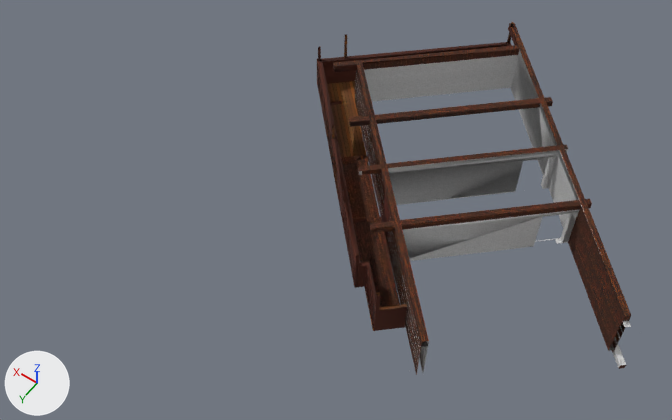
One commit to the COLLADA model dae/steny_1_patro.dae: the scene before it, then after it.
Rendered twice from a 50 mm camera at (13.1, 29.1, 29.4) aimed at (23.1, 15.2, 7.4). The lights are fixed; the arrows at lower left show +X, +Y and +Z. Where no turn or scale is listed for an object, it has been applied to the vertices. Vertices at the same position are counted once.

Names of what the first picture shows: 'SketchUp', 'balkon_2_1'.
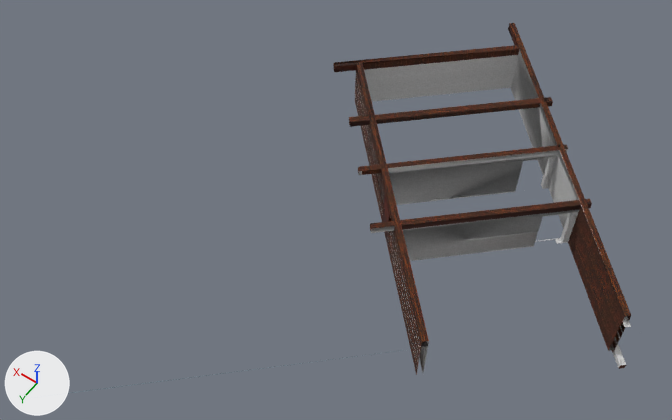
Changed parts and their boxes (x1, y1, x2, y2) in the pictures (672 x 420 px):
'SketchUp', reshaped (98% wider, 7% taller)
    before: (333, 23, 641, 375)
    after: (31, 23, 641, 398)
'balkon_2_1', deleted (brown)
    before: (317, 22, 514, 331)
    faces in mat_wood_lumber_buttjoined_1 (brown #4b1b07): (317, 34, 512, 331)
    faces in mat_wood_lumber_buttjoined (picture img_wood_lumber_buttjoined_jpg): (341, 155, 405, 328)
    faces in mat_modern_siding_0 (picture img_modern_siding_0_jpg): (327, 81, 366, 219)
    faces in mat_modern_siding (picture img_modern_siding_jpg): (317, 22, 514, 330)
    faces in mat_color_b08_1 (brown #661900): (317, 69, 375, 323)
part 1 of me_sketchup, built on (black)
    after: (401, 149, 592, 230)
part 2 of me_sketchup, added
    after: (334, 23, 512, 67)
part 3 of me_sketchup, surface changed
    both: (384, 208, 625, 315)
part 4 of me_sketchup, recoloured
    both: (371, 226, 395, 233)

The change, as a list of edits to the scene's bpy script:
```text
Change me_sketchup:
    used by ob_sketchup; location = (0.0, 0.0, 0.0)
    remove me_sketchup.from_pydata(...)  # 831 vertices, 1726 faces; spans x 13.86..26.71, y 4.82..17.77, z 5.45..7.64
    add me_sketchup.from_pydata(...)  # 846 vertices, 1745 faces; spans x 13.86..26.71, y 4.82..24.77, z 5.45..7.64
    me_sketchup part 1: 1 vertex removed from x 14.45, y 13.66, z 7.24; 12 vertices added at x 14.47..18.71, y 8.94..13.67, z 7.26..7.55
    me_sketchup part 2: 3 vertices added at x 22.75..26.41, y 4.82..9.94, z 7.57..7.63
    me_sketchup part 3: 179 kept faces spanning x 14.34..26.12, y 5.68..15.27, z 5.66..7.62 get new texture (UV) coordinates
    me_sketchup part 4: 47 faces spanning x 14.34..26.12, y 5.68..15.27, z 5.74..7.62 switch from mat_wood_lumber_buttjoined (picture img_wood_lumber_buttjoined_jpg) to mat_cladding_stucco_white (picture img_cladding_stucco_white_jpg)
Remove ob_balkon_2_1:
    ob_balkon_2_1 = bpy.data.objects.new('balkon_2_1', me_balkon_2_1)
    ob_balkon_2_1.location = (15.5, 12.44, 5.5)
```
